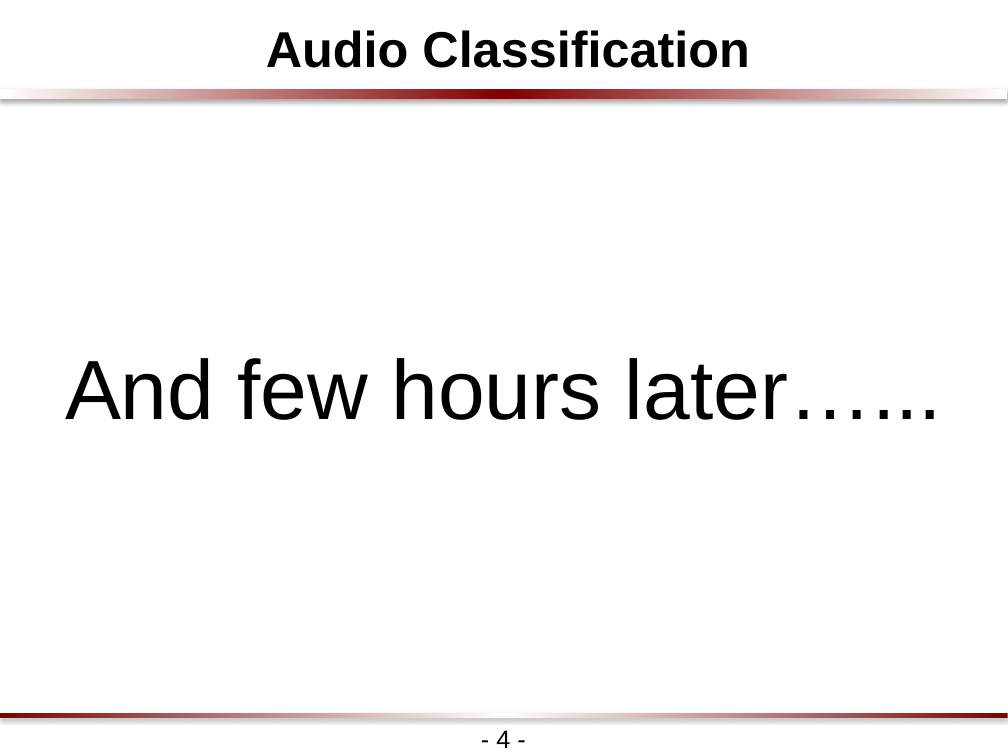
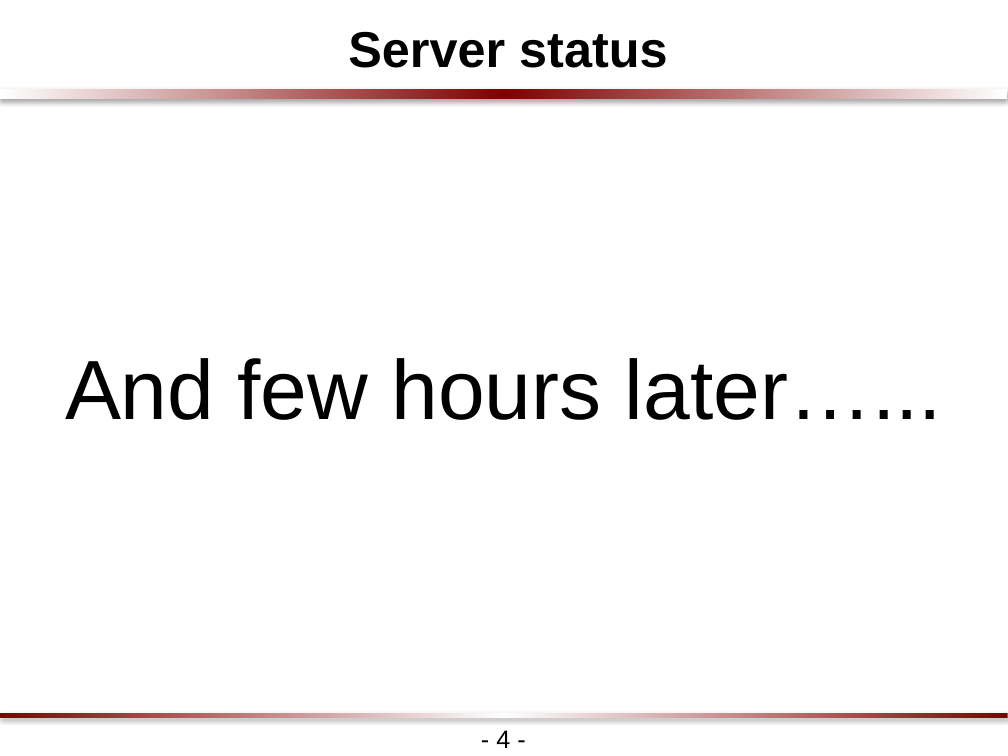
Before and after one commit to BbChip0103/sf_word_recog_research, a slide deck: slide 5 of PPT/190316/LWW_labmeeting_19mar16.pptx. Drawn at 1008x756 pixels with LibreOffice and Linux fonts; fonts in the diff are those of the drawing; background and template pictures are left out. Boxes give left, top, right and bottom in pixels: in the first picture for what was removed or moved away, otherwise in the second. Text is boxed around its words. In the diff, an @@ line names an element or a change of style, - is before the commit and + after.

```diff
--- a/PPT/190316/LWW_labmeeting_19mar16.pptx
+++ b/PPT/190316/LWW_labmeeting_19mar16.pptx
@@ text at bbox=[348, 31, 667, 68]: text changed @@
-Audio Classification
+Server status
```
Also in this commit, not shown: 10 other slides changed, 1 other file.
